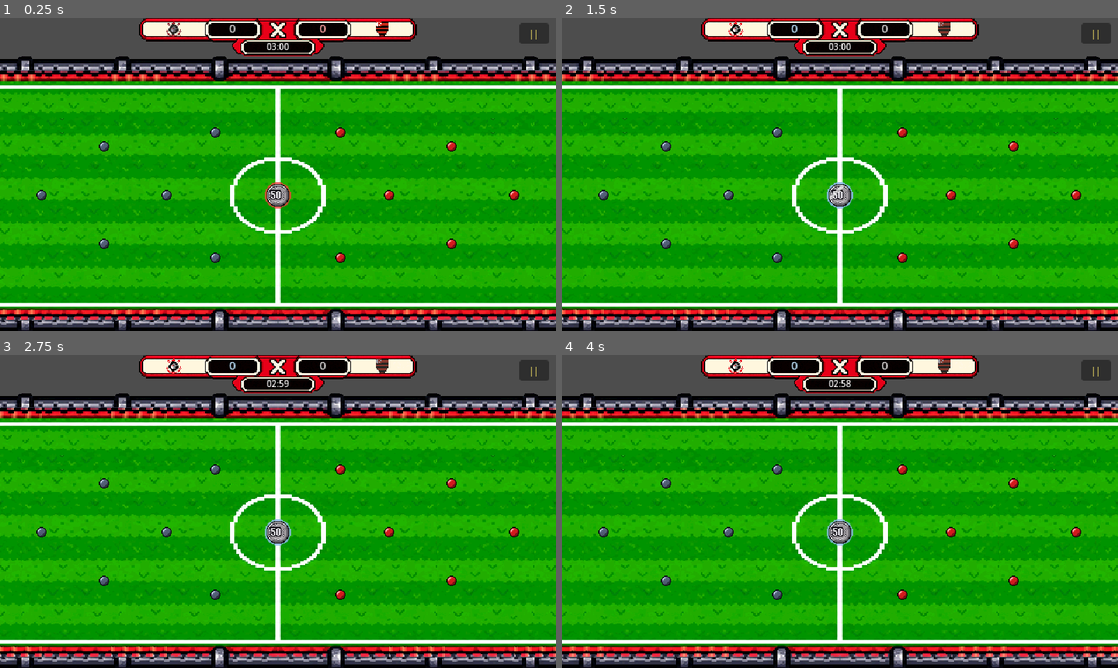
Above: before the commit, frames 1-4 (two rows, left to right).
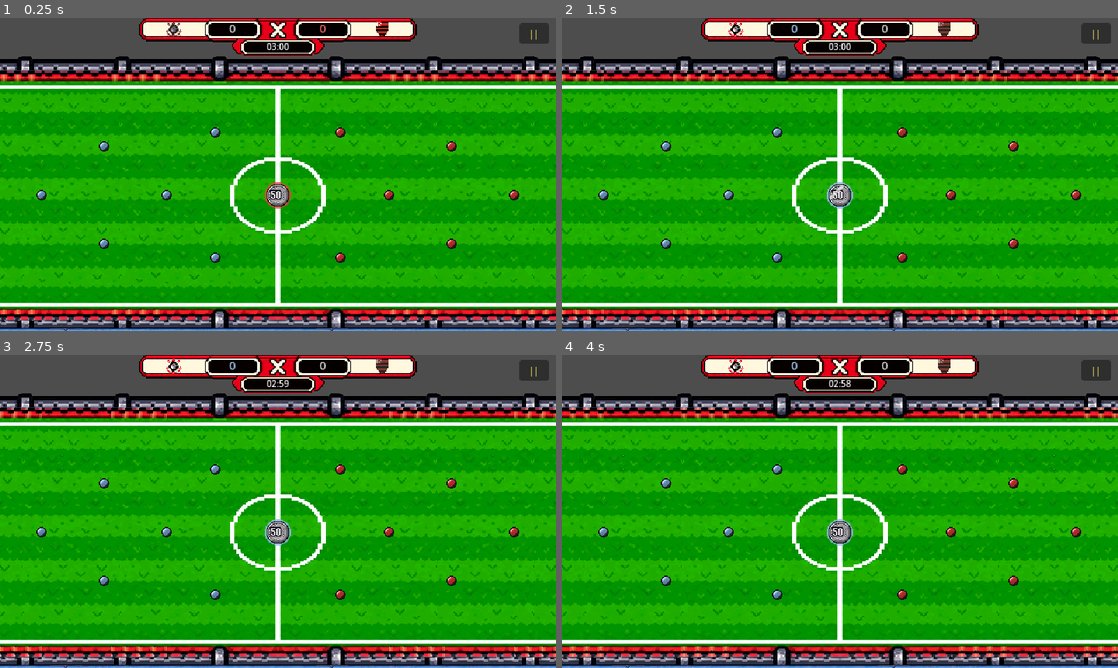
Above: after the commit, the same moments.

Repository: NexusMindCorp/fut-coin
Game: Godot game, scene res://scenes/levels/main_game.tscn
The game is run twice, just before and just after one commit, with the same random seed, the same clock (stepped at 60 frames per second) and the same inputs. The project has no main scene, so this scene is started directly. Sound files missing from this copy of the repository are replaced by a short silence.
Inputs (mouse positions are in pixels of both pictures, inside the frame that each line leads up to):
- Up to frame 1 (0.25 s): no input
- Up to frame 2 (1.5 s): click "||" at 0.5 s; click "REINICIAR" at 1.25 s
- Up to frame 3 (2.75 s): tap Enter at 2 s; move the mouse to (400, 495) at 2.02 s; press the mouse at (400, 495) at 2.03 s; hold Right (ui_right) from 2.03 s (still down); tap Space at 2.27 s
- Up to frame 4 (4 s): move the mouse to (728, 527) at 2.77 s; release Right (ui_right) at 2.78 s; release the mouse at (728, 527) at 2.78 s; hold Left (ui_left) 2.78-3.53 s; tap I at 2.85 s; tap Space at 3.02 s; move the mouse to (895, 442) at 3.52 s; press the mouse at (895, 442) at 3.53 s; hold Right (ui_right) from 3.53 s (still down)

The runs differ from the first frame. In frame 1, 1.2% of the frame differs, in the area x 0-100%, y 2-100%; in frame 2, 1.2%; in frame 3, 1.2%; in frame 4, 1.2%.

Commit message:
feat(entidades,campo): implementa shader de cor de time para pregos e DTO de paletas no Hub

Diff:
--- /dev/null
+++ b/assets/shaders/prego_cor_time.gdshader
@@ -0,0 +1,15 @@
+shader_type canvas_item;
+
+uniform vec4 cor_time : source_color = vec4(0.55, 0.72, 0.92, 1.0);
+
+void fragment() {
+	vec4 tex = texture(TEXTURE, UV);
+	float lum = dot(tex.rgb, vec3(0.299, 0.587, 0.114));
+	float t_corpo = clamp((lum - 0.12) / 0.34, 0.0, 1.25);
+	vec3 corpo_colorido = clamp(cor_time.rgb * t_corpo, 0.0, 1.0);
+	float peso_contorno = smoothstep(0.12, 0.22, lum);
+	float peso_brilho = smoothstep(0.76, 0.88, lum);
+	vec3 rgb_final = mix(tex.rgb, corpo_colorido, peso_contorno);
+	rgb_final = mix(rgb_final, tex.rgb, peso_brilho);
+	COLOR = vec4(rgb_final, tex.a);
+}
--- a/scenes/levels/campo.tscn
+++ b/scenes/levels/campo.tscn
@@ -1,8 +1,9 @@
 [gd_scene format=4 uid="uid://c4dnbpkrgl3hq"]
 
 [ext_resource type="Texture2D" uid="uid://b0gr75wvwtyo2" path="res://assets/levels/campo_estadio.png" id="1_2rp2c"]
-[ext_resource type="TileSet" path="res://assets/levels/campo_tileset.tres" id="2_tileset"]
+[ext_resource type="TileSet" uid="uid://cok4dv6x4xhkj" path="res://assets/levels/campo_tileset.tres" id="2_tileset"]
 [ext_resource type="PackedScene" path="res://scenes/entities/prego.tscn" id="3_8jnxf"]
+[ext_resource type="Texture2D" uid="uid://k55e4pfoc40q" path="res://assets/ui/torcedores/Arquibancada Pixelada em Festa.png" id="4_2rp2c"]
 
 [sub_resource type="RectangleShape2D" id="RectangleShape2D_7rh4d"]
 size = Vector2(1056, 16)
@@ -151,43 +152,74 @@
 [node name="GoleiroFlamengo" parent="Pregos" unique_id=834867195 instance=ExtResource("3_8jnxf")]
 position = Vector2(1100, 160)
 time = 1
+cor_time = Color(0.92, 0.24, 0.24, 1)
 
 [node name="ZagueiroSuperiorFlamengo" parent="Pregos" unique_id=1721349385 instance=ExtResource("3_8jnxf")]
 position = Vector2(992, 112)
 time = 1
+cor_time = Color(0.92, 0.24, 0.24, 1)
 
 [node name="ZagueiroInferiorFlamengo" parent="Pregos" unique_id=1637508826 instance=ExtResource("3_8jnxf")]
 position = Vector2(992, 208)
 time = 1
+cor_time = Color(0.92, 0.24, 0.24, 1)
 
 [node name="LateralSuperiorFlamengo" parent="Pregos" unique_id=2054263263 instance=ExtResource("3_8jnxf")]
 position = Vector2(912, 72)
 time = 1
+cor_time = Color(0.92, 0.24, 0.24, 1)
 
 [node name="LateralInferiorFlamengo" parent="Pregos" unique_id=1482695349 instance=ExtResource("3_8jnxf")]
 position = Vector2(912, 248)
 time = 1
+cor_time = Color(0.92, 0.24, 0.24, 1)
 
 [node name="VolanteFlamengo" parent="Pregos" unique_id=1039204855 instance=ExtResource("3_8jnxf")]
 position = Vector2(848, 160)
 time = 1
+cor_time = Color(0.92, 0.24, 0.24, 1)
 
 [node name="MeiaSuperiorFlamengo" parent="Pregos" unique_id=35398189 instance=ExtResource("3_8jnxf")]
 position = Vector2(776, 104)
 time = 1
+cor_time = Color(0.92, 0.24, 0.24, 1)
 
 [node name="MeiaInferiorFlamengo" parent="Pregos" unique_id=111975388 instance=ExtResource("3_8jnxf")]
 position = Vector2(776, 216)
 time = 1
+cor_time = Color(0.92, 0.24, 0.24, 1)
 
 [node name="MeiaOfensivoFlamengo" parent="Pregos" unique_id=472236728 instance=ExtResource("3_8jnxf")]
 position = Vector2(704, 160)
 time = 1
+cor_time = Color(0.92, 0.24, 0.24, 1)
 
 [node name="AtacanteSuperiorFlamengo" parent="Pregos" unique_id=1946548824 instance=ExtResource("3_8jnxf")]
 position = Vector2(648, 88)
 time = 1
+cor_time = Color(0.92, 0.24, 0.24, 1)
 
 [node name="AtacanteInferiorFlamengo" parent="Pregos" unique_id=268581187 instance=ExtResource("3_8jnxf")]
 position = Vector2(648, 232)
 time = 1
+cor_time = Color(0.92, 0.24, 0.24, 1)
+
+[node name="ArquibancadaPixeladaEmFesta" type="Sprite2D" parent="." unique_id=1241412953]
+position = Vector2(179.25, 416)
+scale = Vector2(0.17220971, 0.23337092)
+texture = ExtResource("4_2rp2c")
+
+[node name="ArquibancadaPixeladaEmFesta2" type="Sprite2D" parent="." unique_id=1924999825]
+position = Vector2(485.00003, 416.00003)
+scale = Vector2(0.17220971, 0.23337092)
+texture = ExtResource("4_2rp2c")
+
+[node name="ArquibancadaPixeladaEmFesta3" type="Sprite2D" parent="." unique_id=1573043412]
+position = Vector2(790.99994, 416)
+scale = Vector2(0.17220971, 0.23337092)
+texture = ExtResource("4_2rp2c")
+
+[node name="ArquibancadaPixeladaEmFesta4" type="Sprite2D" parent="." unique_id=253513754]
+position = Vector2(1096, 416)
+scale = Vector2(0.17220971, 0.23337092)
+texture = ExtResource("4_2rp2c")
--- a/scripts/entities/prego.gd
+++ b/scripts/entities/prego.gd
@@ -5,22 +5,46 @@
 # --- ENUMS DE ESTADO ---
 enum Equipe { CORINTHIANS, FLAMENGO }
 
+# --- CONSTANTES ---
+const SHADER_COR_TIME: Shader = preload("res://assets/shaders/prego_cor_time.gdshader")
+const COR_PADRAO_ESQUERDA: Color = Color(0.55, 0.72, 0.92, 1.0)
+const COR_PADRAO_DIREITA: Color = Color(0.92, 0.24, 0.24, 1.0)
+
 # --- PARAMETROS CONFIGURAVEIS ---
 @export var time: Equipe = Equipe.CORINTHIANS:
 	set(valor):
 		time = valor
+		if not cor_customizada:
+			cor_time = COR_PADRAO_ESQUERDA if time == Equipe.CORINTHIANS else COR_PADRAO_DIREITA
 		_atualizar_visual()
+@export var cor_time: Color = COR_PADRAO_ESQUERDA:
+	set(valor):
+		cor_time = valor
+		_aplicar_cor_material()
 
 # --- REFERENCIAS A NODES ---
 @onready var animacao: AnimatedSprite2D = $Animacao
 
+# --- ESTADO ---
+var cor_customizada: bool = false
+var material_cor: ShaderMaterial
+
 
 # --- INICIALIZACAO E LOOP DE FISICA/PROCESSAMENTO ---
 func _ready() -> void:
+	if not cor_customizada:
+		cor_time = COR_PADRAO_ESQUERDA if time == Equipe.CORINTHIANS else COR_PADRAO_DIREITA
+	_garantir_material_cor()
 	_atualizar_visual()
 
 
 # --- API PUBLICA ---
+func definir_cor_time(nova_cor: Color) -> void:
+	cor_customizada = true
+	cor_time = nova_cor
+	_aplicar_cor_material()
+
+
 func reagir_ao_impacto() -> void:
 	if not is_node_ready():
 		return
@@ -29,15 +53,34 @@
 
 
 # --- AUXILIARES / SETTERS ---
+func _garantir_material_cor() -> void:
+	if animacao == null:
+		return
+	if material_cor == null:
+		material_cor = ShaderMaterial.new()
+		material_cor.shader = SHADER_COR_TIME
+	animacao.material = material_cor
+	_aplicar_cor_material()
+
+
+func _aplicar_cor_material() -> void:
+	if not is_node_ready() or animacao == null:
+		return
+	if material_cor == null:
+		_garantir_material_cor()
+		return
+	material_cor.set_shader_parameter(&"cor_time", cor_time)
+
+
 func _atualizar_visual() -> void:
-	if not is_node_ready():
+	if not is_node_ready() or animacao == null:
 		return
+	_aplicar_cor_material()
 	animacao.play(_nome_animacao("repouso"))
 
 
 func _nome_animacao(acao: String) -> StringName:
-	var cor: String = "prata" if time == Equipe.CORINTHIANS else "vermelho"
-	return StringName("%s_%s" % [acao, cor])
+	return StringName("%s_prata" % acao)
 
 
 func _on_animacao_animation_finished() -> void:
--- a/scripts/ui/hub.gd
+++ b/scripts/ui/hub.gd
@@ -5,6 +5,17 @@
 signal pausa_solicitada
 
 # --- CONSTANTES ---
+const ORDEM_TIMES: Array[StringName] = [
+	&"corinthians",
+	&"flamengo",
+	&"atletico_mineiro",
+	&"botafogo",
+	&"cruzeiro",
+	&"fluminense",
+	&"palmeiras",
+	&"sao_paulo",
+	&"vasco",
+]
 const BRASOES_TIMES: Dictionary = {
 	&"atletico_mineiro": preload("res://assets/ui/times/atletico_mineiro.png"),
 	&"botafogo": preload("res://assets/ui/times/botafogo.png"),
@@ -16,6 +27,64 @@
 	&"sao_paulo": preload("res://assets/ui/times/sao_paulo.png"),
 	&"vasco": preload("res://assets/ui/times/vasco.png"),
 }
+const NOMES_TIMES: Dictionary = {
+	&"atletico_mineiro": "ATLÉTICO-MG",
+	&"botafogo": "BOTAFOGO",
+	&"corinthians": "CORINTHIANS",
+	&"cruzeiro": "CRUZEIRO",
+	&"flamengo": "FLAMENGO",
+	&"fluminense": "FLUMINENSE",
+	&"palmeiras": "PALMEIRAS",
+	&"sao_paulo": "SÃO PAULO",
+	&"vasco": "VASCO",
+}
+const SIGLAS_TIMES: Dictionary = {
+	&"atletico_mineiro": "CAM",
+	&"botafogo": "BOT",
+	&"corinthians": "COR",
+	&"cruzeiro": "CRU",
+	&"flamengo": "FLA",
+	&"fluminense": "FLU",
+	&"palmeiras": "PAL",
+	&"sao_paulo": "SAO",
+	&"vasco": "VAS",
+}
+const CORES_PADRAO_TIMES: Dictionary = {
+	&"corinthians": Color(0.55, 0.72, 0.92, 1.0),
+	&"flamengo": Color(0.92, 0.24, 0.24, 1.0),
+	&"atletico_mineiro": Color(0.95, 0.78, 0.22, 1.0),
+	&"botafogo": Color(0.78, 0.82, 0.88, 1.0),
+	&"cruzeiro": Color(0.18, 0.52, 0.98, 1.0),
+	&"fluminense": Color(0.72, 0.18, 0.32, 1.0),
+	&"palmeiras": Color(0.18, 0.80, 0.36, 1.0),
+	&"sao_paulo": Color(0.98, 0.38, 0.20, 1.0),
+	&"vasco": Color(0.22, 0.82, 0.78, 1.0),
+}
+
+# --- PARAMETROS CONFIGURAVEIS ---
+@export_group("Cores dos Times (Sprite -> Cor)")
+@export var sprites_times: Array[Texture2D] = [
+	preload("res://assets/ui/times/corinthians.png"),
+	preload("res://assets/ui/times/flamengo.png"),
+	preload("res://assets/ui/times/atletico_mineiro.png"),
+	preload("res://assets/ui/times/botafogo.png"),
+	preload("res://assets/ui/times/cruzeiro.png"),
+	preload("res://assets/ui/times/fluminense.png"),
+	preload("res://assets/ui/times/palmeiras.png"),
+	preload("res://assets/ui/times/sao_paulo.png"),
+	preload("res://assets/ui/times/vasco.png"),
+]
+@export var cores_times: Array[Color] = [
+	Color(0.55, 0.72, 0.92, 1.0),
+	Color(0.92, 0.24, 0.24, 1.0),
+	Color(0.95, 0.78, 0.22, 1.0),
+	Color(0.78, 0.82, 0.88, 1.0),
+	Color(0.18, 0.52, 0.98, 1.0),
+	Color(0.72, 0.18, 0.32, 1.0),
+	Color(0.18, 0.80, 0.36, 1.0),
+	Color(0.98, 0.38, 0.20, 1.0),
+	Color(0.22, 0.82, 0.78, 1.0),
+]
 
 # --- REFERENCIAS A NODES ---
 @onready var brazao_esquerdo: Sprite2D = $Brazoes/Brazao1
@@ -26,6 +95,10 @@
 @onready var botao_pausar: Button = $Control/BotaoPausar
 
 # --- ESTADO ---
+static var time_esquerdo_selecionado: StringName = &"corinthians"
+static var time_direito_selecionado: StringName = &"flamengo"
+static var cores_customizadas_por_chave: Dictionary = {}
+
 var placar_atual: Vector2i = Vector2i.ZERO
 var tempo_atual: float = 180.0
 var turno_atual: Prego.Equipe = Prego.Equipe.CORINTHIANS
@@ -37,7 +110,8 @@
 
 # --- INICIALIZACAO E LOOP DE FISICA/PROCESSAMENTO ---
 func _ready() -> void:
-	definir_brasoes_por_chave(chave_time_esquerdo, chave_time_direito)
+	sincronizar_lista_cores_sprites(sprites_times, cores_times)
+	definir_brasoes_por_chave(time_esquerdo_selecionado, time_direito_selecionado)
 	if get_parent() == get_tree().root:
 		_carregar_dados_padrao_teste()
 	else:
@@ -60,15 +134,113 @@
 	return BRASOES_TIMES[&"corinthians"] as Texture2D
 
 
+static func obter_chave_por_sprite(sprite: Texture2D) -> StringName:
+	if sprite == null:
+		return &""
+	for chave: StringName in BRASOES_TIMES.keys():
+		var tex: Texture2D = BRASOES_TIMES[chave] as Texture2D
+		if tex == sprite or (tex != null and tex.resource_path == sprite.resource_path):
+			return chave
+	return &""
+
+
+static func obter_cor_time(chave_time: StringName) -> Color:
+	if cores_customizadas_por_chave.has(chave_time):
+		return cores_customizadas_por_chave[chave_time] as Color
+	if CORES_PADRAO_TIMES.has(chave_time):
+		return CORES_PADRAO_TIMES[chave_time] as Color
+	return CORES_PADRAO_TIMES[&"corinthians"] as Color
+
+
+static func obter_cor_por_sprite(sprite: Texture2D) -> Color:
+	var chave: StringName = obter_chave_por_sprite(sprite)
+	return obter_cor_time(chave)
+
+
+static func definir_cor_time(chave_time: StringName, nova_cor: Color) -> void:
+	if BRASOES_TIMES.has(chave_time):
+		cores_customizadas_por_chave[chave_time] = nova_cor
+
+
+static func sincronizar_lista_cores_sprites(
+	lista_sprites: Array[Texture2D],
+	lista_cores: Array[Color]
+) -> void:
+	var limite: int = mini(lista_sprites.size(), lista_cores.size())
+	for indice: int in range(limite):
+		var chave: StringName = obter_chave_por_sprite(lista_sprites[indice])
+		if chave != &"":
+			cores_customizadas_por_chave[chave] = lista_cores[indice]
+
+
+static func obter_nome_time(chave_time: StringName) -> String:
+	if NOMES_TIMES.has(chave_time):
+		return str(NOMES_TIMES[chave_time])
+	return "CORINTHIANS"
+
+
+static func obter_sigla_time(chave_time: StringName) -> String:
+	if SIGLAS_TIMES.has(chave_time):
+		return str(SIGLAS_TIMES[chave_time])
+	return "COR"
+
+
+static func definir_times_selecionados(chave_esquerda: StringName, chave_direita: StringName) -> void:
+	var esq_valida: StringName = (
+		chave_esquerda
+		if BRASOES_TIMES.has(chave_esquerda)
+		else &"corinthians"
+	)
+	var dir_valida: StringName = (
+		chave_direita
+		if BRASOES_TIMES.has(chave_direita)
+		else &"flamengo"
+	)
+	if dir_valida == esq_valida:
+		dir_valida = obter_proximo_time_disponivel(dir_valida, 1, esq_valida)
+	time_esquerdo_selecionado = esq_valida
+	time_direito_selecionado = dir_valida
+
+
+static func restaurar_times_padrao() -> void:
+	time_esquerdo_selecionado = &"corinthians"
+	time_direito_selecionado = &"flamengo"
+	cores_customizadas_por_chave.clear()
+
+
+static func obter_proximo_time_disponivel(
+	chave_atual: StringName,
+	passo: int,
+	chave_bloqueada: StringName = &""
+) -> StringName:
+	var total: int = ORDEM_TIMES.size()
+	if total == 0:
+		return &"corinthians"
+	var indice_atual: int = ORDEM_TIMES.find(chave_atual)
+	if indice_atual < 0:
+		indice_atual = 0
+	var direcao: int = 1 if passo >= 0 else -1
+	for tentativa: int in range(1, total + 1):
+		var candidato_idx: int = posmod(indice_atual + direcao * tentativa, total)
+		var candidato: StringName = ORDEM_TIMES[candidato_idx]
+		if candidato != chave_bloqueada or total <= 1:
+			return candidato
+	return ORDEM_TIMES[indice_atual]
+
+
 func definir_brasoes_por_chave(chave_esquerda: StringName, chave_direita: StringName) -> void:
 	if BRASOES_TIMES.has(chave_esquerda):
 		chave_time_esquerdo = chave_esquerda
 	if BRASOES_TIMES.has(chave_direita):
 		chave_time_direito = chave_direita
+	definir_times_selecionados(chave_time_esquerdo, chave_time_direito)
+	chave_time_esquerdo = time_esquerdo_selecionado
+	chave_time_direito = time_direito_selecionado
 	if brazao_esquerdo != null:
 		brazao_esquerdo.texture = obter_textura_time(chave_time_esquerdo)
 	if brazao_direito != null:
 		brazao_direito.texture = obter_textura_time(chave_time_direito)
+	atualizar_turno(turno_atual)
 
 
 func definir_brasoes_equipes(equipe_esquerda: Prego.Equipe, equipe_direita: Prego.Equipe) -> void:
@@ -104,29 +276,31 @@
 
 func atualizar_turno(equipe: Prego.Equipe) -> void:
 	turno_atual = equipe
-	var vez_corinthians: bool = turno_atual == Prego.Equipe.CORINTHIANS
+	var vez_esquerda: bool = turno_atual == Prego.Equipe.CORINTHIANS
+	var cor_esquerda: Color = obter_cor_time(chave_time_esquerdo).lightened(0.22)
+	var cor_direita: Color = obter_cor_time(chave_time_direito).lightened(0.22)
 	if brazao_esquerdo != null:
 		brazao_esquerdo.modulate = (
 			Color(1.0, 1.0, 1.0, 1.0)
-			if vez_corinthians
+			if vez_esquerda
 			else Color(0.55, 0.55, 0.6, 0.85)
 		)
 	if brazao_direito != null:
 		brazao_direito.modulate = (
 			Color(1.0, 1.0, 1.0, 1.0)
-			if not vez_corinthians
+			if not vez_esquerda
 			else Color(0.55, 0.55, 0.6, 0.85)
 		)
 	if rotulo_p1 != null:
 		rotulo_p1.modulate = (
-			Color(0.75, 0.9, 1.0, 1.0)
-			if vez_corinthians
+			cor_esquerda
+			if vez_esquerda
 			else Color(1.0, 1.0, 1.0, 0.85)
 		)
 	if rotulo_p2 != null:
 		rotulo_p2.modulate = (
-			Color(1.0, 0.65, 0.65, 1.0)
-			if not vez_corinthians
+			cor_direita
+			if not vez_esquerda
 			else Color(1.0, 1.0, 1.0, 0.85)
 		)
 
Not shown, added: assets/shaders/prego_cor_time.gdshader.uid
Binary file added: assets/ui/torcedores/Arquibancada Pixelada em Festa.png
Not shown, added: assets/ui/torcedores/Arquibancada Pixelada em Festa.png.import
